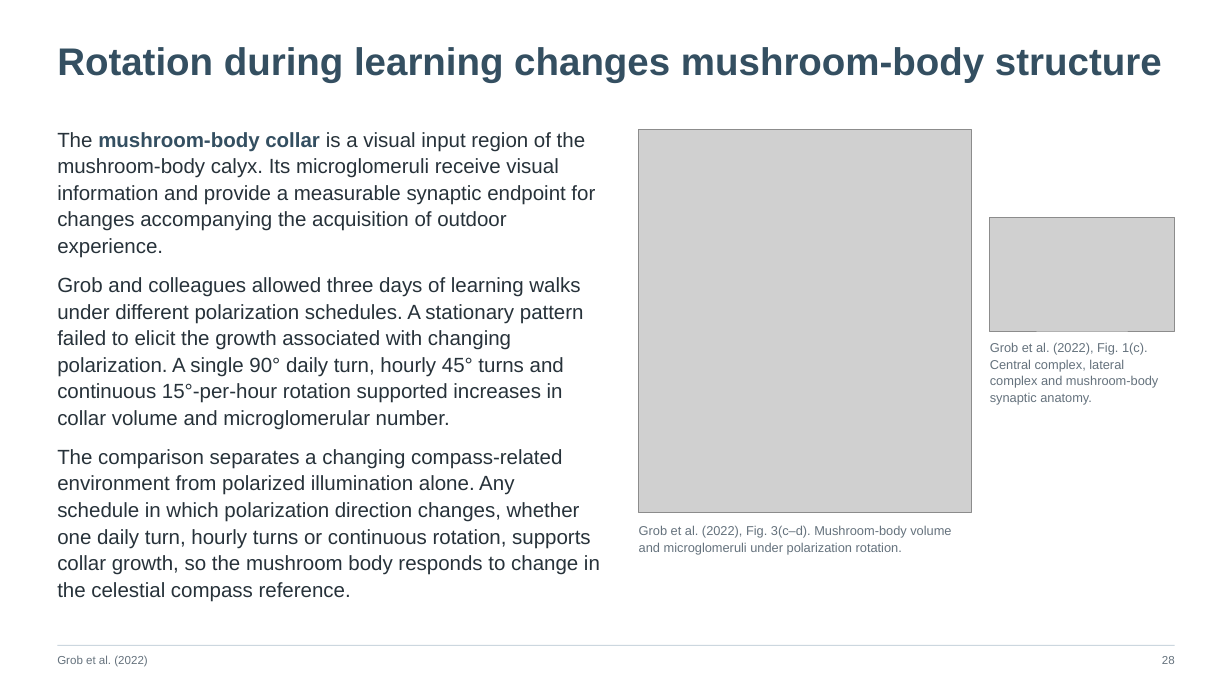
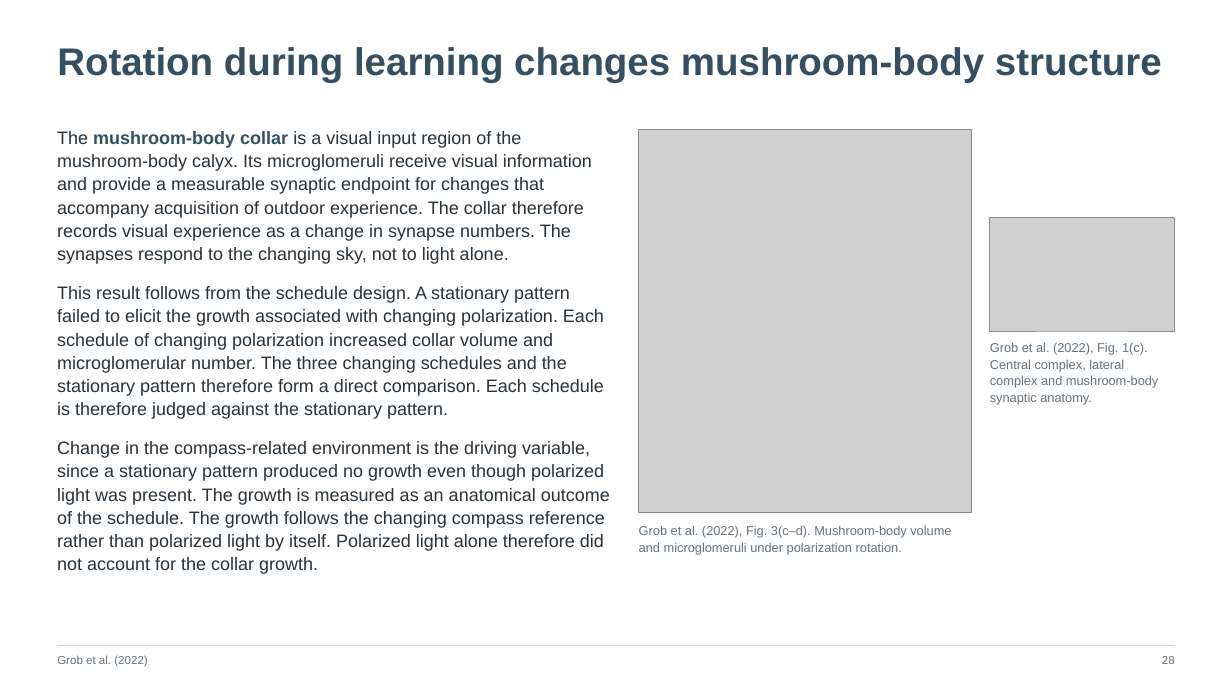
Before and after one commit to jordanxxlopez/NEUROETHOLOGY, a slide deck: slide 37 of scaffolded/Neuroethology_Lecture28_FA2026_SCAFFOLDED.pptx (slide 39 before the commit). Drawn at 1232x693 pixels with LibreOffice and Linux fonts; fonts in the diff are those of the drawing; grey boxes stand for pictures. Boxes give left, top, right and bottom in pixels: in the first picture for what was removed or moved away, otherwise in the second. Text is boxed around its words. In the diff, an @@ line names an element or a change of style, - is before the commit and + after.

```diff
--- a/scaffolded/Neuroethology_Lecture28_FA2026_SCAFFOLDED.pptx
+++ b/scaffolded/Neuroethology_Lecture28_FA2026_SCAFFOLDED.pptx
@@ text at (57, 131, 610, 574): text changed; size 16 to 14 pt @@
-The mushroom-body collar is a visual input region of the mushroom-body calyx. Its microglomeruli receive visual information and provide a measurable synaptic endpoint for changes accompanying the acquisition of outdoor experience.
-Grob and colleagues allowed three days of learning walks under different polarization schedules. A stationary pattern failed to elicit the growth associated with changing polarization. A single 90° daily turn, hourly 45° turns and continuous 15°-per-hour rotation supported increases in collar volume and microglomerular number.
-The comparison separates a changing compass-related environment from polarized illumination alone. Any schedule in which polarization direction changes, whether one daily turn, hourly turns or continuous rotation, supports collar growth, so the mushroom body responds to change in the celestial compass reference.
+The mushroom-body collar is a visual input region of the mushroom-body calyx. Its microglomeruli receive visual information and provide a measurable synaptic endpoint for changes that accompany acquisition of outdoor experience. The collar therefore records visual experience as a change in synapse numbers. The synapses respond to the changing sky, not to light alone.
+This result follows from the schedule design. A stationary pattern failed to elicit the growth associated with changing polarization. Each schedule of changing polarization increased collar volume and microglomerular number. The three changing schedules and the stationary pattern therefore form a direct comparison. Each schedule is therefore judged against the stationary pattern.
+Change in the compass-related environment is the driving variable, since a stationary pattern produced no growth even though polarized light was present. The growth is measured as an anatomical outcome of the schedule. The growth follows the changing compass reference rather than polarized light by itself. Polarized light alone therefore did not account for the collar growth.
```
Also in this commit, not shown: 55 other slides changed, 3 slides added, 3 slides removed, 3 other files.
